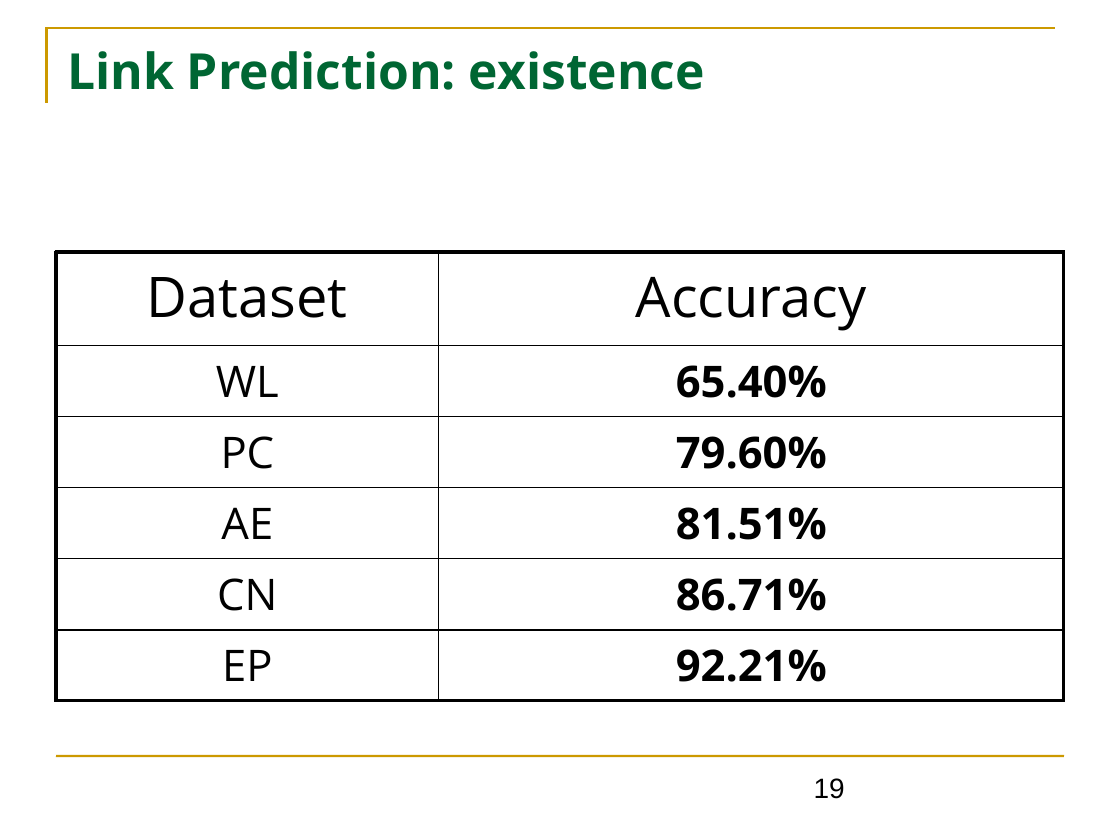
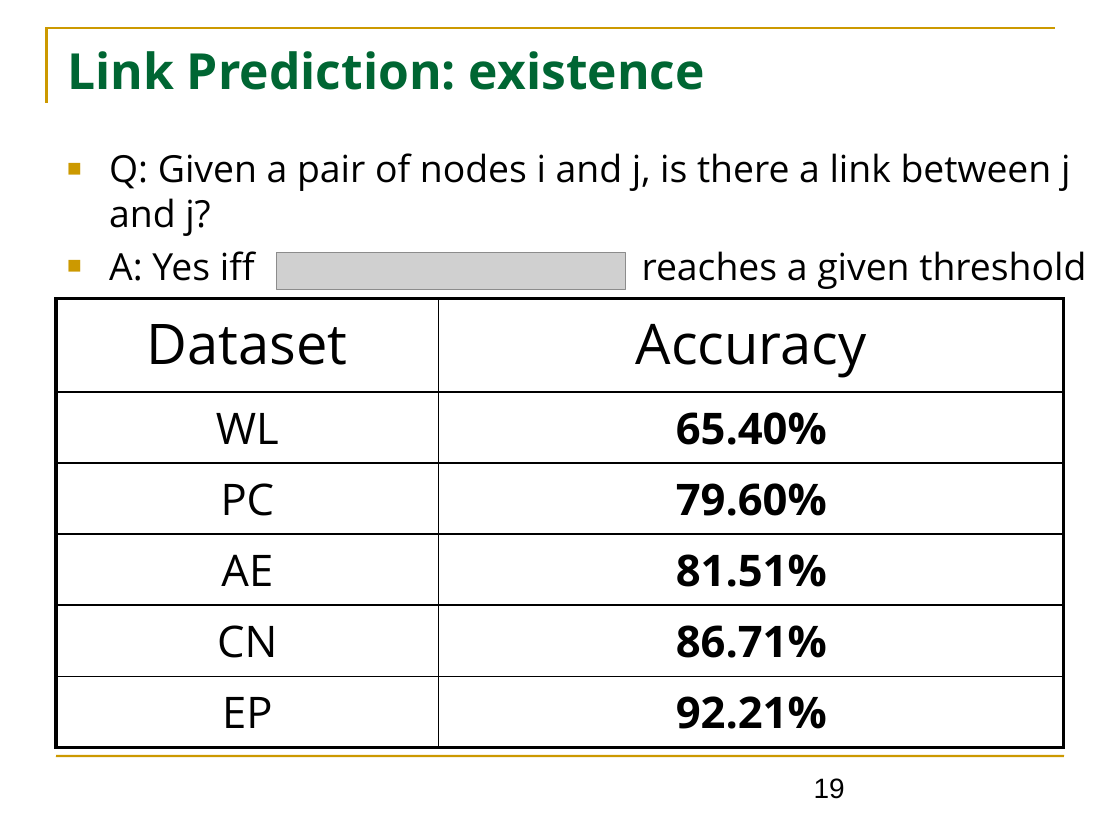
Before and after one commit to HuanSGT/rw-dir-prox, a slide deck: slide 19 of Random Walk based Proximity Measures in Directed Graphs.pptx. Drawn at 1120x840 pixels with LibreOffice and Linux fonts; fonts in the diff are those of the drawing; grey boxes stand for pictures. Boxes give left, top, right and bottom in pixels: in the first picture for what was removed or moved away, otherwise in the second. Text is boxed around its words. In the diff, an @@ line names an element or a change of style, - is before the commit and + after.

```diff
--- a/Random Walk based Proximity Measures in Directed Graphs.pptx
+++ b/Random Walk based Proximity Measures in Directed Graphs.pptx
@@ text added at (109, 153, 1086, 289), 24 pt, text #000000 @@
+■ Q: Given a pair of nodes i and j, is there a link between j and j?
+■ A: Yes iff reaches a given threshold
@@ picture added at (277, 252, 626, 289) @@
@@ table: place and size @@
-table at (56, 252, 1064, 701)
+table at (56, 299, 1064, 748)
```
Also in this commit, not shown: 11 other slides changed, 2 slides added.
